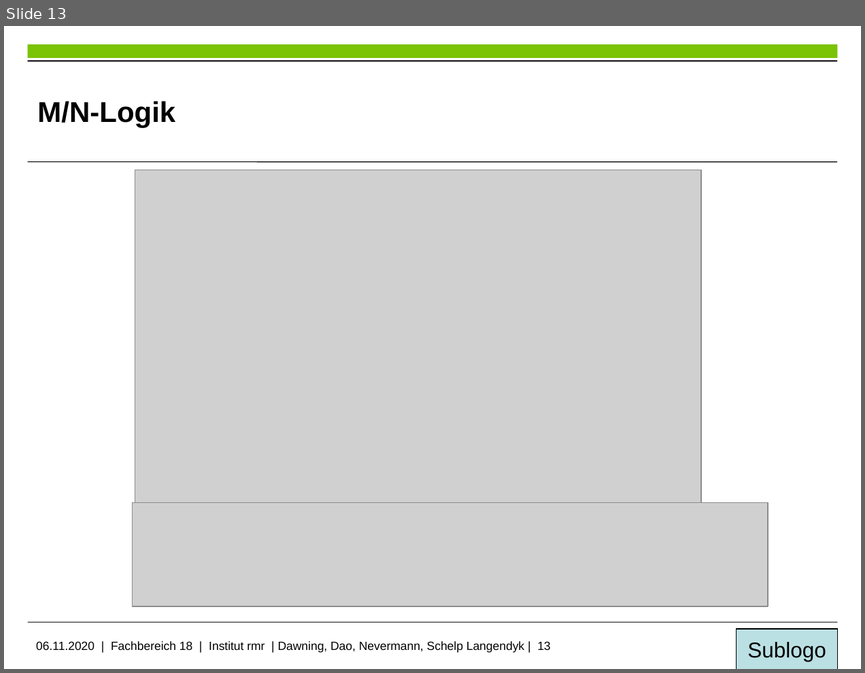
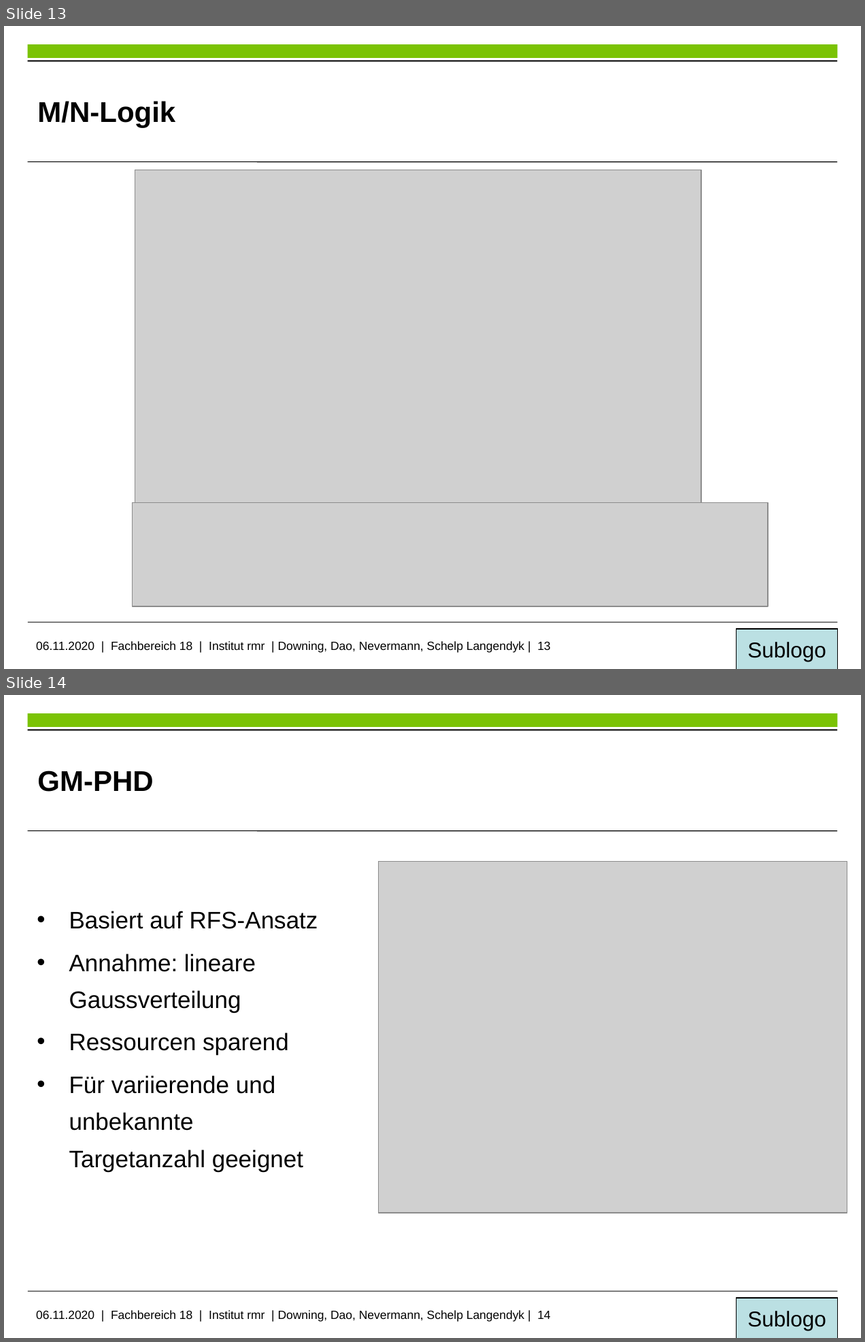
Before and after one commit to PercyDwn/MaritimeHindernisse, a slide deck: Präsentation ProSeminar SoSe20/Hinderniserfassung in maritimer Umgebung.pptx. Shown one above the other, each under a label of ours: slide 13 before the commit, slides 13 and 14 after it. The pictures are 865x673 and 865x1342 pixels, drawn with LibreOffice and Linux fonts; fonts in the diff are those of the drawing; grey boxes stand for pictures; background and template pictures are left out. Boxes give left, top, right and bottom in pixels: in the first picture for what was removed or moved away, otherwise in the second. Text is boxed around its words. In the diff, an @@ line names an element or a change of style, - is before the commit and + after.

```diff
--- a/Präsentation ProSeminar SoSe20/Hinderniserfassung in maritimer Umgebung.pptx
+++ b/Präsentation ProSeminar SoSe20/Hinderniserfassung in maritimer Umgebung.pptx
@@ slide 14 added at [4, 695, 861, 1338], background #FFFFFF; not listed: 6 template elements that a slide beside it also shows @@
@@ title added at [37, 770, 153, 792], 24 pt, text #000000, bold @@
+GM-PHD
@@ picture added at [379, 861, 847, 1212] @@
@@ text added at [69, 911, 318, 1172], 20 pt, text #000000 @@
+• Basiert auf RFS-Ansatz
+• Annahme: lineare Gaussverteilung
+• Ressourcen sparend
+• Für variierende und unbekannte Targetanzahl geeignet
@@ slide 13 changed as well @@
@@ text at [36, 641, 550, 652]: text changed @@
-06.11.2020 | Fachbereich 18 | Institut rmr | Dawning, Dao, Nevermann, Schelp Langendyk | 13
+06.11.2020 | Fachbereich 18 | Institut rmr | Downing, Dao, Nevermann, Schelp Langendyk | 13
```
Also in this commit, not shown: 13 other slides changed, 22 other slides added, 1 slide removed, 3 other files.
